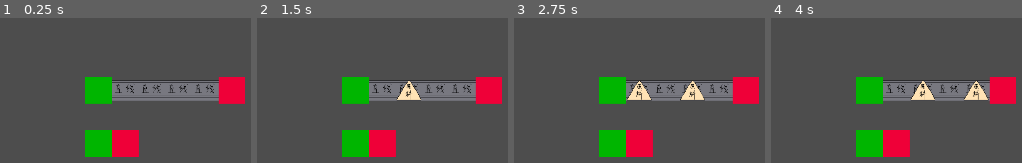
Above: before the commit, frames 1-4 (left to right).
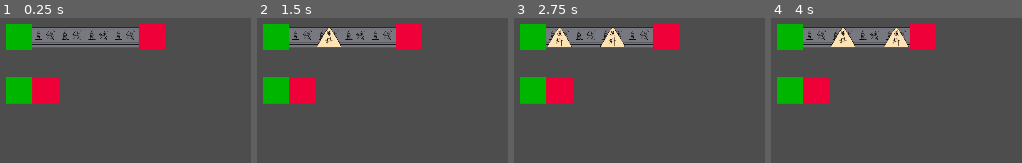
Above: after the commit, the same moments.

Repository: vic328005/NewProject1
Game: Godot game, scene res://scenes/main.tscn
Same seed, same stepped clock (60 frames per second), same inputs: the game is played once before the commit and once after it.
Inputs:
- Up to frame 1 (0.25 s): no input
- Up to frame 2 (1.5 s): tap Enter at 0.5 s
- Up to frame 3 (2.75 s): tap Space at 2 s
- Up to frame 4 (4 s): tap Enter at 2.75 s

The runs differ from the first frame. In frame 1, 26% of the frame differs, in the area x 2-98%, y 4-96%; in frame 2, 26%; in frame 3, 26%; in frame 4, 26%.

Commit message:
调整代码结构

Diff:
--- /dev/null
+++ b/prefabs/camera.tscn
@@ -0,0 +1,9 @@
+[gd_scene format=3 uid="uid://b6k8wfglqo1sx"]
+
+[ext_resource type="Script" uid="uid://7ek6ixu0rcti" path="res://scripts/camera_controller.gd" id="1_70n02"]
+
+[node name="Camera" type="Node2D" unique_id=251404266 node_paths=PackedStringArray("camera")]
+script = ExtResource("1_70n02")
+camera = NodePath("Camera2D")
+
+[node name="Camera2D" type="Camera2D" parent="." unique_id=395733959]
--- a/scenes/world.tscn
+++ b/scenes/world.tscn
@@ -4,5 +4,3 @@
 
 [node name="World" type="Node2D" unique_id=1448553848]
 script = ExtResource("1_rwgxs")
-
-[node name="Camera2D" type="Camera2D" parent="." unique_id=299927247]
--- a/scripts/belt.gd
+++ b/scripts/belt.gd
@@ -53,7 +53,7 @@
 	if Engine.is_editor_hint():
 		return
 
-	_world = GM.current_world
+	_world = GM.world
 	_register_to_belt_layer()
 
 
--- /dev/null
+++ b/scripts/camera_controller.gd
@@ -0,0 +1,4 @@
+extends Node2D
+class_name CameraController
+
+@export var camera: Camera2D
--- a/scripts/cargo.gd
+++ b/scripts/cargo.gd
@@ -23,7 +23,7 @@
 	_update_sprite_texture()
 
 	if _world == null:
-		_world = GM.current_world
+		_world = GM.world
 
 	if not _is_registered_to_layer:
 		_register_to_cargo_layer()
@@ -120,10 +120,10 @@
 
 
 func _get_move_duration_seconds() -> float:
-	if not is_instance_valid(GM.beat_conductor):
+	if not is_instance_valid(GM.beats):
 		return 0.0
 
-	return maxf(GM.beat_conductor.get_beat_interval_seconds() * MOVE_DURATION_RATIO, 0.0)
+	return maxf(GM.beats.get_beat_interval_seconds() * MOVE_DURATION_RATIO, 0.0)
 
 
 func _stop_move_tween() -> void:
--- /dev/null
+++ b/scripts/config.gd
@@ -0,0 +1,6 @@
+class_name Config
+extends RefCounted
+
+var start_level_path: String = "res://levels/level02.json"
+var camera_scene_uid: String = "uid://b6k8wfglqo1sx"
+var cell_size: int = 64
--- a/scripts/game_manager.gd
+++ b/scripts/game_manager.gd
@@ -1,54 +1,54 @@
 extends Node
 class_name GameManager
 
-const WORLD_SCENE_UID := "uid://d1md2xh0j3x36"
-const START_LEVEL_PATH := "res://levels/level02.json"
-
-var event_bus: EventBus
-var beat_conductor: BeatConductor
-var current_world: World = null
+var config: Config
+var event: EventBus
+var beats: BeatConductor
+var camera: CameraController = null
+var world: World = null
 var level_loader: LevelLoader
 
 
 func _init() -> void:
-	_ensure_event_bus()
-	_ensure_beat_conductor()
+	_init_config()
+	_ensure_event()
+	_ensure_beats()
 	_ensure_level_loader()
+	_init_camera()
+	_init_world()
 
 
 func _ready() -> void:
 	_load_start_level()
 
 
-func setup() -> void:
-	_ensure_event_bus()
-	_ensure_beat_conductor()
-	_ensure_level_loader()
-	_load_start_level()
+func emit_event(event_name: StringName, payload: Variant = null) -> void:
+	_ensure_event().emit_event(event_name, payload)
 
 
-func emit_event(event_name: StringName, payload: Variant = null) -> void:
-	_ensure_event_bus().emit_event(event_name, payload)
+func _init_config() -> void:
+	config = Config.new()
+	assert(config != null, "Failed to create Config.")
 
 
-func _ensure_event_bus() -> EventBus:
-	if is_instance_valid(event_bus):
-		return event_bus
+func _ensure_event() -> EventBus:
+	if is_instance_valid(event):
+		return event
 
-	event_bus = EventBus.new()
-	event_bus.name = "EventBus"
-	add_child(event_bus)
-	return event_bus
+	event = EventBus.new()
+	event.name = "EventBus"
+	add_child(event)
+	return event
 
 
-func _ensure_beat_conductor() -> BeatConductor:
-	if is_instance_valid(beat_conductor):
-		return beat_conductor
+func _ensure_beats() -> BeatConductor:
+	if is_instance_valid(beats):
+		return beats
 
-	beat_conductor = BeatConductor.new()
-	beat_conductor.name = "BeatConductor"
-	add_child(beat_conductor)
-	return beat_conductor
+	beats = BeatConductor.new()
+	beats.name = "BeatConductor"
+	add_child(beats)
+	return beats
 
 
 func _ensure_level_loader() -> LevelLoader:
@@ -59,34 +59,34 @@
 	return level_loader
 
 
-func _ensure_world() -> World:
-	if is_instance_valid(current_world):
-		return current_world
+func _init_camera() -> void:
+	assert(config != null, "Config must be initialized before camera setup.")
 
-	var existing_world: World = get_node_or_null("World") as World
-	if existing_world != null:
-		current_world = existing_world
-		return current_world
+	var camera_scene: PackedScene = load(config.camera_scene_uid) as PackedScene
+	assert(camera_scene != null, "Failed to load camera scene: %s" % config.camera_scene_uid)
 
-	var world_scene: PackedScene = load(WORLD_SCENE_UID) as PackedScene
-	if world_scene == null:
-		push_error("Failed to load world scene: %s" % WORLD_SCENE_UID)
-		return null
+	var camera_instance: CameraController = camera_scene.instantiate() as CameraController
+	assert(camera_instance != null, "Camera scene root is not a CameraController: %s" % config.camera_scene_uid)
 
-	var world: World = world_scene.instantiate() as World
-	if world == null:
-		push_error("World scene root is not a World: %s" % WORLD_SCENE_UID)
-		return null
+	camera_instance.name = "Camera"
+	add_child(camera_instance)
+	camera = camera_instance
 
-	world.name = "World"
-	add_child(world)
-	current_world = world
-	return world
+
+func _init_world() -> void:
+	assert(config != null, "Config must be initialized before world setup.")
+
+	var world_instance: World = World.new(config)
+	world_instance.name = "World"
+	add_child(world_instance)
+	world = world_instance
 
 
 func _load_start_level() -> void:
-	var world: World = _ensure_world()
-	if world == null:
+	assert(config != null, "Config must be initialized before loading the start level.")
+
+	var level_data: LevelData = _ensure_level_loader().load_level_file_into_world(config.start_level_path, world, _ensure_beats())
+	if level_data == null:
 		return
 
-	_ensure_level_loader().load_level_file_into_world(START_LEVEL_PATH, world, _ensure_beat_conductor())
+	GM.camera.global_position = world.to_global(world.get_level_center())
--- a/scripts/level_loader.gd
+++ b/scripts/level_loader.gd
@@ -7,18 +7,18 @@
 const RECYCLER_SCENE := preload("res://prefabs/recycler.tscn")
 
 
-func load_level_file_into_world(level_path: String, world: World, beat_conductor: BeatConductor) -> LevelData:
+func load_level_file_into_world(level_path: String, world: World, beats: BeatConductor) -> LevelData:
 	var level_data: LevelData = LevelData.load_from_file(level_path)
 	if level_data == null:
 		return null
 
-	if not apply_level_data_to_world(level_data, world, beat_conductor):
+	if not apply_level_data_to_world(level_data, world, beats):
 		return null
 
 	return level_data
 
 
-func apply_level_data_to_world(level_data: LevelData, world: World, beat_conductor: BeatConductor) -> bool:
+func apply_level_data_to_world(level_data: LevelData, world: World, beats: BeatConductor) -> bool:
 	if level_data == null:
 		push_error("Cannot apply a null LevelData instance.")
 		return false
@@ -27,13 +27,13 @@
 		push_error("Cannot apply level data without a World instance.")
 		return false
 
-	if beat_conductor == null:
+	if beats == null:
 		push_error("Cannot apply level data without a BeatConductor instance.")
 		return false
 
 	world.clear_level_content()
 	world.apply_level_metadata(level_data)
-	beat_conductor.bpm = level_data.beat_bpm
+	beats.bpm = level_data.beat_bpm
 
 	for cell_data in level_data.cells:
 		var cell: Vector2i = Vector2i(int(cell_data["x"]), int(cell_data["y"]))
--- a/scripts/producer.gd
+++ b/scripts/producer.gd
@@ -28,7 +28,7 @@
 
 
 func _ready() -> void:
-	_world = GM.current_world
+	_world = GM.world
 	_register_to_producer_layer()
 
 
--- a/scripts/recycler.gd
+++ b/scripts/recycler.gd
@@ -7,7 +7,7 @@
 
 
 func _ready() -> void:
-	_world = GM.current_world
+	_world = GM.world
 	_register_to_recycler_layer()
 
 
--- a/scripts/world.gd
+++ b/scripts/world.gd
@@ -12,10 +12,13 @@
 var display_name: String = ""
 var grid_width: int = 0
 var grid_height: int = 0
-var _beat_conductor: BeatConductor
-
-
-func _init() -> void:
+var _beats: BeatConductor
+var _config: Config
+
+
+func _init(config: Config) -> void:
+	assert(config != null, "World requires a Config instance.")
+	_config = config
 	main_layer = _create_layer()
 	cargo_layer = _create_layer()
 	belt_layer = _create_layer()
@@ -24,30 +27,30 @@
 
 
 func _enter_tree() -> void:
-	if is_instance_valid(GM.current_world) and GM.current_world != self:
+	if is_instance_valid(GM.world) and GM.world != self:
 		push_error("Only one World instance is allowed.")
 		queue_free()
 		return
 
-	GM.current_world = self
+	GM.world = self
 
 
 func _ready() -> void:
-	if GM.current_world != self:
+	if GM.world != self:
 		return
 
-	_beat_conductor = GM.beat_conductor
-
-	if not _beat_conductor.beat_fired.is_connected(_on_beat_fired):
-		_beat_conductor.beat_fired.connect(_on_beat_fired)
+	_beats = GM.beats
+
+	if not _beats.beat_fired.is_connected(_on_beat_fired):
+		_beats.beat_fired.connect(_on_beat_fired)
 
 
 func _exit_tree() -> void:
-	if is_instance_valid(_beat_conductor) and _beat_conductor.beat_fired.is_connected(_on_beat_fired):
-		_beat_conductor.beat_fired.disconnect(_on_beat_fired)
-
-	if GM.current_world == self:
-		GM.current_world = null
+	if is_instance_valid(_beats) and _beats.beat_fired.is_connected(_on_beat_fired):
+		_beats.beat_fired.disconnect(_on_beat_fired)
+
+	if GM.world == self:
+		GM.world = null
 
 
 func world_to_cell(world_position: Vector2) -> Vector2i:
@@ -56,6 +59,16 @@
 
 func cell_to_world(cell: Vector2i) -> Vector2:
 	return main_layer.cell_to_world(cell)
+
+
+func get_level_center() -> Vector2:
+	if grid_width <= 0 or grid_height <= 0:
+		return Vector2.ZERO
+
+	var last_cell_origin: Vector2 = cell_to_world(Vector2i(grid_width - 1, grid_height - 1))
+	var half_cell_size: float = float(main_layer.cell_size) * 0.5
+	var center_offset: Vector2 = Vector2(half_cell_size, half_cell_size)
+	return last_cell_origin * 0.5 + center_offset
 
 
 func clear_level_content() -> void:
@@ -89,7 +102,7 @@
 
 func _create_layer() -> MapLayer:
 	var layer: MapLayer = MapLayer.new()
-	layer.cell_size = 64
+	layer.cell_size = _config.cell_size
 	return layer
 
 
Not shown, added: scripts/camera_controller.gd.uid
Not shown, added: scripts/config.gd.uid
